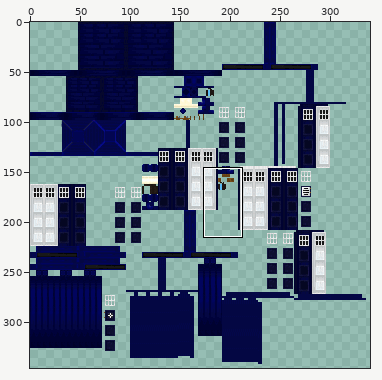
A sprite sheet gets an edit: src/main/resources/assets/awt/textures/blockentities/exteriors/policebox_alt/policebox_alt.png. Above: a wide view before the commit, with the close-up outlined.
Close-up. Before the commit:
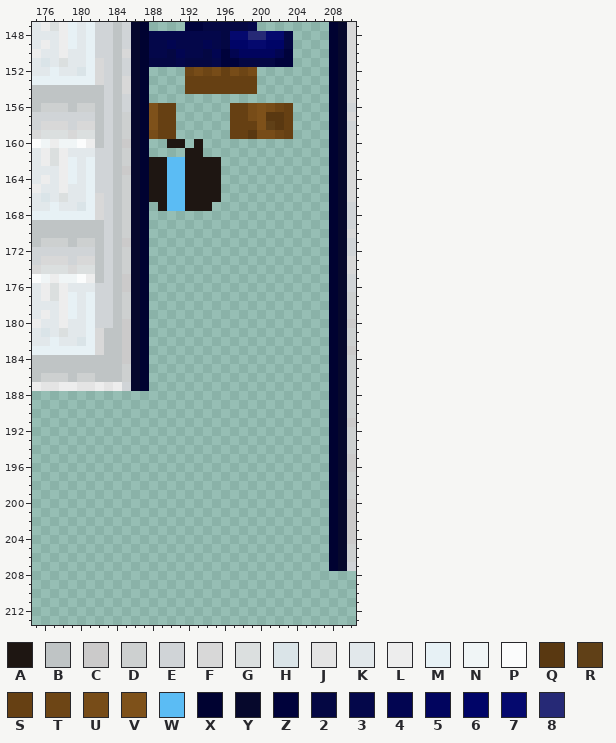
The file is 512x512 pixels. Pixels under 10% opacity are left out. Colours within 5 levels of each other are drawn and written as one. Shown: x 175..210, y 147..213. The wide view leaves out empty margins. The commit also changed other parts of the picture, which this record leaves out.
Palette (. is transparent): A #1e1612  B #bfc4c5  C #cbcaca  D #cdd0d0  E #d0d4d7  F #d8d8d8  G #dbdfdf  H #dae4e8  J #e4e4e4  K #e2e8eb  L #ededed  M #e7f1f5  N #f0f5f6  P #fbfcfc  Q #593811  R #604017  S #664013  T #6d4515  U #774c18  V #7e511a  W #5bbcf4  X #000231  Y #06082c  Z #00023b  2 #040743  3 #04074a  4 #020551  5 #01045e  6 #000467  7 #05096e  8 #262976
Pixels before (only the part around the change), first column x 175:
149 KLKLMKMEEBEYX3343334326677662....XYF
150 LKKLKKMEEBFYX33243324Z455554Z....XYF
151 KHKGKKMFEBEYX22232223ZZ2222ZZ....XYF
152 KKMKKHMFEBEYX....TUTUSUTU........XYF
153 MMMMMMMFEBFYX....SSSSSSSS........XYF
154 BBBBBBBBEBFYX....SSSSSSSS........XYF
155 BBBBBBBBEBEYX....................XYF
156 BDDDBDDBEBEYXVSS......SSUVUTS....XYE
157 EEEEEEEBEBDYXVSS......SSUVQQS....XYF
158 EFFFEFFBEBDYXVSS......SSSVRQS....XYE
159 FGGGFGGBEBDYXUSS......SSQUUTS....XYF
160 PNLNNPLBEBCYX..AA.A..............XYF
161 KLGLKKKEEBDYX....AA..............XYF
162 KLGLMKMEEBDYXAAWWAAAA............XYF
163 KKKLMKMEEBCYXAAWWAAAA............XYF
164 KLKLMKMEEBDYXAAWWAAAA............XYF
165 LKKLKKMEEBDYXAAWWAAAA............XYF
166 KHKGKKMFEBDYXAAWWAAAA............XYF
167 KKMKKHMFEBDYX.AWWAAA.............XYE
168 MMMMMMMFEBDYX....................XYE
169 BBBBBBBBEBDYX....................XYE
170 BBBBBBBBEBDYX....................XYF
171 BDDDBDDBEBCYX....................XYE
172 EEEEEEEBEBDYX....................XYE
173 EFFFEFFBEBDYX....................XYF
174 FGGGFGGBEBDYX....................XYF
175 PNLNNPLBEBCYX....................XYE
176 KLGLKKKEEBCYX....................XYE
177 KLGLMKMEEBDYX....................XYD
178 KKKLMKMEEBDYX....................XYD
179 KLKLMKMEEBDYX....................XYD
180 LKKLKKMEEBCYX....................XYC
181 KHKGKKMFBBCYX....................XYD
182 KKMKKHMFBBCYX....................XYD
183 MMMMMMMFBBCYX....................XYC
184 BBBBBBBBBBCYX....................XYD
185 BBBBBBBBBBDYX....................XYD
186 BDDDBDDBBBDYX....................XYD
187 LJJLLJJLJLEYX....................XYD
188 .................................XYD
189 .................................XYD
190 .................................XYD
191 .................................XYC
192 .................................XYD
193 .................................XYD
194 .................................XYD
195 .................................XYC
196 .................................XYC
197 .................................XYD
198 .................................XYD
199 .................................XYD
200 .................................XYC
201 .................................XYC
202 .................................XYC
203 .................................XYC
204 .................................XYC
205 .................................XYD
206 .................................XYD
207 .................................XYE
208 ....................................
209 ....................................
210 ....................................
211 ....................................
212 ....................................
213 ....................................
And afterwards:
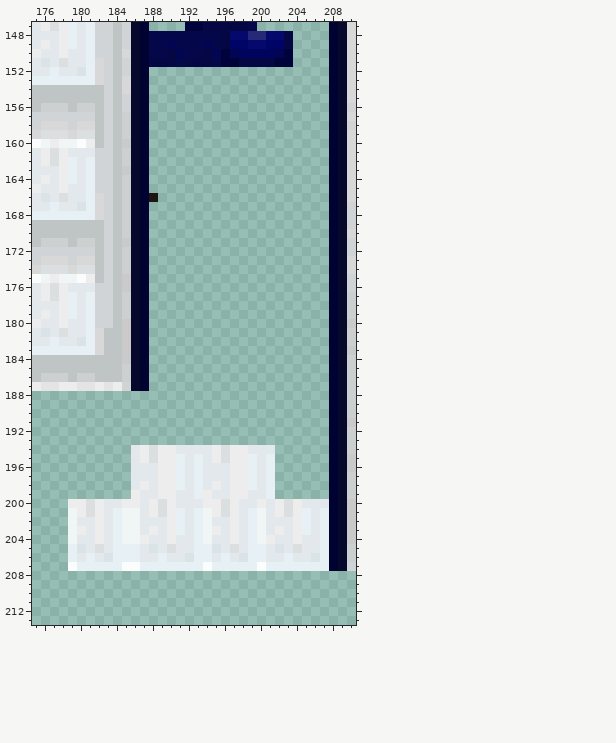
Diff:
y 152: x 192..199 TUTUSUTU -> ........
y 153..154: x 192..199 SSSSSSSS -> ........
y 156: x 188..190 VSS -> ...; x 197..203 SSUVUTS -> .......
y 157: x 188..190 VSS -> ...; x 197..203 SSUVQQS -> .......
y 158: x 188..190 VSS -> ...; x 197..203 SSSVRQS -> .......
y 159: x 188..190 USS -> ...; x 197..203 SSQUUTS -> .......
y 160: x 190..191 AA -> ..; x 193 A -> .
y 161: x 192..193 AA -> ..
y 162..165: x 188..195 AAWWAAAA -> ........
y 166: x 189..195 AWWAAAA -> .......
y 167: x 189..194 AWWAAA -> ......
y 194: x 186..201 ................ -> KLGLLKKKKLGLLKKK
y 195: x 186..201 ................ -> KLGLLMKMKLGLLMKM
y 196..197: x 186..201 ................ -> KKKLLMKMKKKLLMKM
y 198: x 186..201 ................ -> KLKLLMKMKLKLLMKM
y 199: x 186..201 ................ -> LKKLLKKMLKKLLKKM
y 200: x 179..207 ............................. -> LLGLKKLLKLGLKKKLLGLKKLKLGLKKK
y 201: x 179..207 ............................. -> NLGLKMNNKLGLMKMNLGLKMNKLGLMKM
y 202: x 179..207 ............................. -> NKKLKMNNKKKLMKMNKKLKMNKKKLMKM
y 203: x 179..207 ............................. -> NLKLKMNNKLKLMKMNLKLKMNKLKLMKM
y 204: x 179..207 ............................. -> NKKLKMNNLKKLKKMNKKLKMNLKKLKKM
y 205: x 179..207 ............................. -> MHKGKMMMKHKGKKMMHKGKMMKHKGKKM
y 206: x 179..207 ............................. -> MKMKHMMMKKMKKHMMKMKHMMKKMKKHM
y 207: x 179..207 ............................. -> PMMMMMPPMMMMMMMPMMMMMPMMMMMMM
Where, in picture pixels (left, top, right, bottom), the same in both close-ups:
erased: (149, 67, 293, 211)
added: (68, 445, 329, 571)
